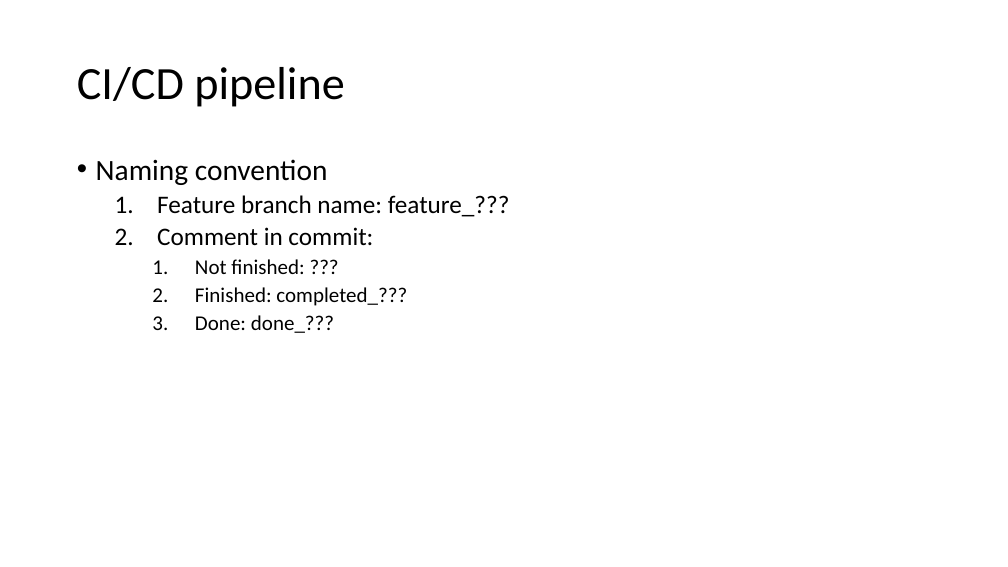
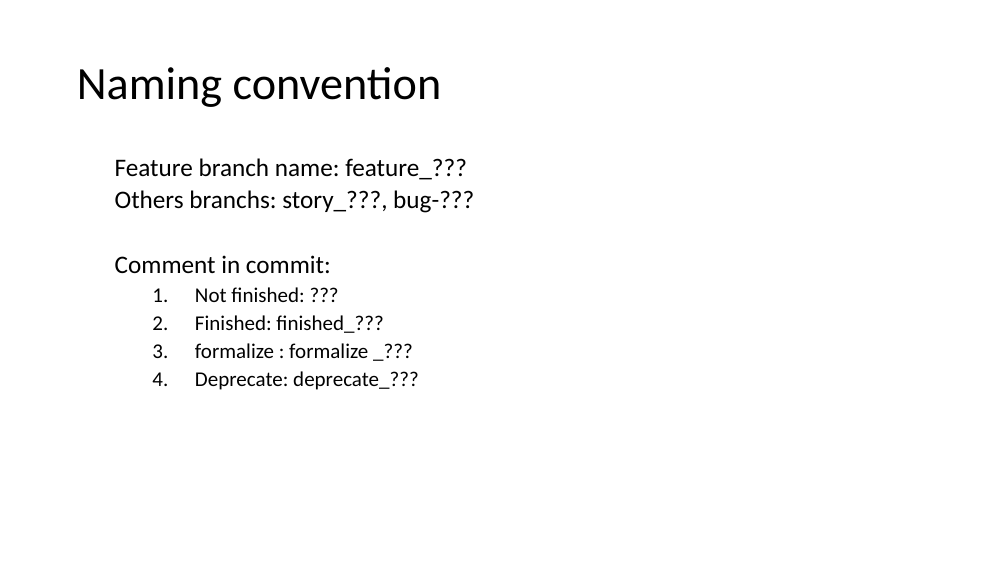
Before and after one commit to chaiyilin/featureToggling, a slide deck: slide 13 of featureToggles.pptx (slide 10 before the commit). Drawn at 1008x567 pixels with LibreOffice and Linux fonts; fonts in the diff are those of the drawing. Boxes give left, top, right and bottom in pixels: in the first picture for what was removed or moved away, otherwise in the second. Text is boxed around its words. In the diff, an @@ line names an element or a change of style, - is before the commit and + after.

```diff
--- a/featureToggles.pptx
+++ b/featureToggles.pptx
@@ title at (x1=77, y1=67, x2=442, y2=107): text changed @@
-CI/CD pipeline
+Naming convention
@@ text at (x1=96, y1=159, x2=328, y2=185): paragraph removed @@
-• Naming convention
@@ text at (x1=115, y1=158, x2=467, y2=273): bullet 1. to none @@
@@ text at (x1=115, y1=190, x2=474, y2=213): paragraph added @@
+  Others branchs: story_???, bug-???
@@ text at (x1=195, y1=315, x2=419, y2=390): text changed @@
-    2. Finished: completed_???
-    3. Done: done_???
+    2. Finished: finished_???
+    3. formalize : formalize _???
+    4. Deprecate: deprecate_???
```
Also in this commit, not shown: 2 other slides changed, 14 slides added, 4 slides removed.
